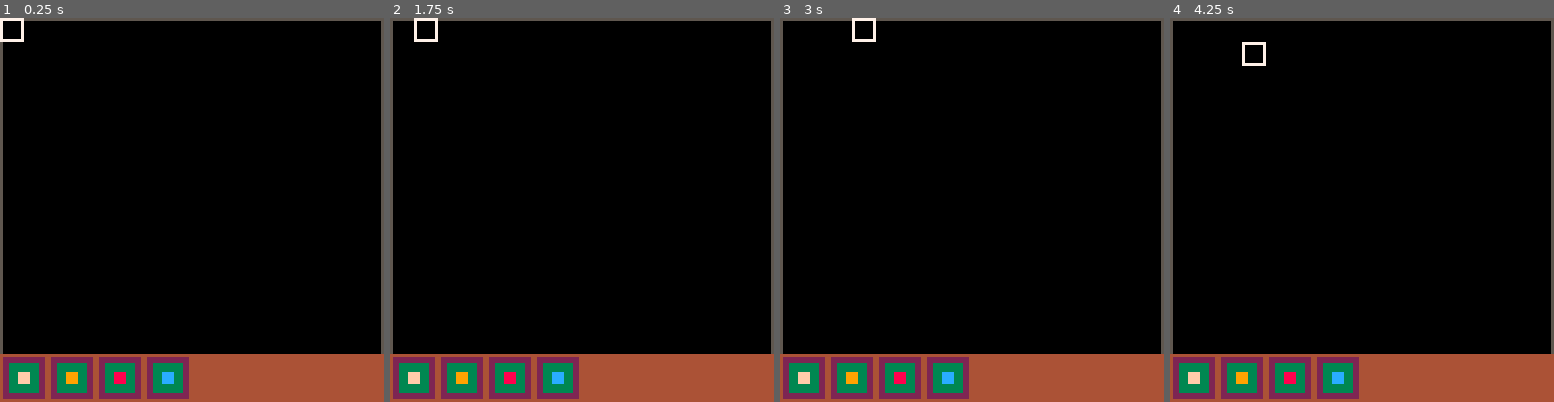
Above: before the commit, frames 1-4 (left to right).
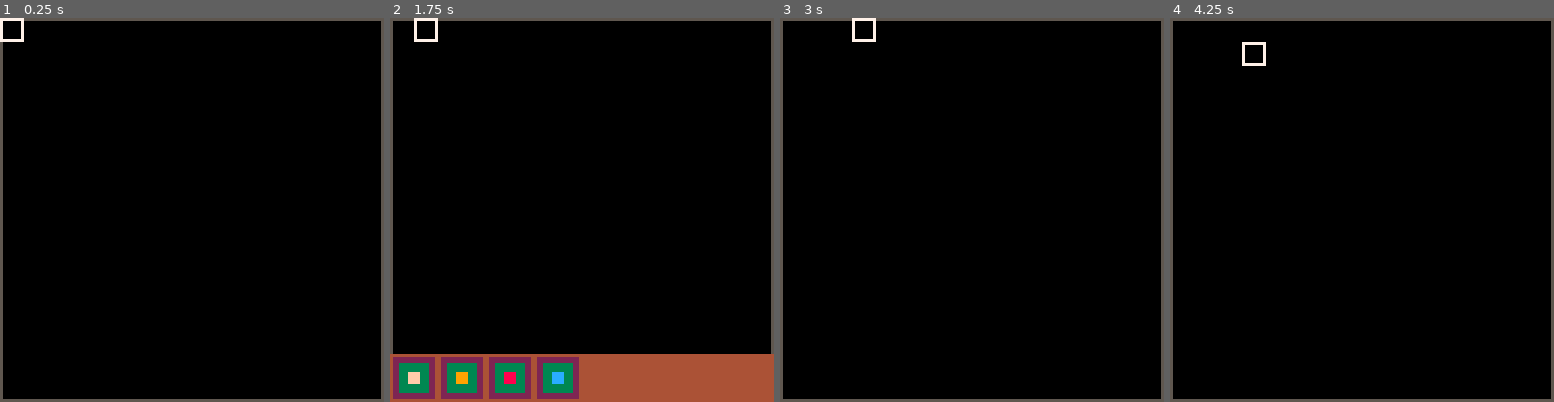
Above: after the commit, the same moments.

Repository: shen-sat/found
Game: PICO-8 cartridge game.p8
Two runs of this game, one before a commit and one after it. Both use one fixed random seed, a clock stepped at 60 frames per second and the inputs below.
Inputs:
- Up to frame 1 (0.25 s): no input
- Up to frame 2 (1.75 s): tap X (X key) at 0.33, 1.07 s; tap O (Z key) at 0.7, 1.7 s; hold Right from 1.6 s (still down)
- Up to frame 3 (3 s): tap X (X key) at 1.85, 2.97 s; release Right at 2.1 s; tap O (Z key) at 2.1, 2.5, 2.9 s; hold Up 2.15-2.42 s; hold Right from 2.47 s (still down)
- Up to frame 4 (4.25 s): release Right at 3.03 s; hold Left 3.08-3.58 s; tap O (Z key) at 3.3, 3.7, 4.1 s; hold Down 3.63-3.97 s; hold Right from 4.02 s (still down); tap X (X key) at 4.08 s

The runs differ from the first frame. In frame 1, 12% of the frame differs, in the area x 0-100%, y 87-100%; in frame 2, nothing differs; in frame 3, 12%; in frame 4, 12%.

Commit message:
Press Z to bring up build bar

Diff:
--- a/build_bar.lua
+++ b/build_bar.lua
@@ -7,6 +7,7 @@
     return self.y1 - self.y0 + 1
    end,
    border = 1,
+   col = 4,
    btn_config = {
     height = 14,
     gap = 2,
@@ -19,7 +20,8 @@
     end
     },
     sprites = { road, hut, bin, query },
-    draw_btns = function(self)
+    draw = function(self)
+      rectfill(self.x0,self.y0,self.x1,self.y1,self.col)
       for b in all(self.btns(self)) do
         rectfill(b.x0,b.y0,b.x1,b.y1,build_bar.btn_config.outer_col)
         rectfill(b.inner_btn.x0,b.inner_btn.y0,b.inner_btn.x1,b.inner_btn.y1,build_bar.btn_config.inner_col)
--- a/game.p8
+++ b/game.p8
@@ -57,13 +57,9 @@
   -- if btn(0) then do_something() end
 
   rect(0,0,127,127,5) --border
-  rectfill(build_bar.x0,build_bar.y0,build_bar.x1,build_bar.y1,4)
-  build_bar:draw_btns()
-  -- for b in all(build_bar.btns()) do
-  --   rectfill(b.x0,b.y0,b.x1,b.y1,build_bar.btn_config.outer_col)
-  --   rectfill(b.inner_btn.x0,b.inner_btn.y0,b.inner_btn.x1,b.inner_btn.y1,build_bar.btn_config.inner_col)
-  --   spr(b.icon.sprite,b.icon.x,b.icon.y)
-  -- end
+
+
+  if btn(4) then build_bar:draw() end
   spr(0,pointer.x,pointer.y)
 end
 
Not shown, changed: TODO.txt
